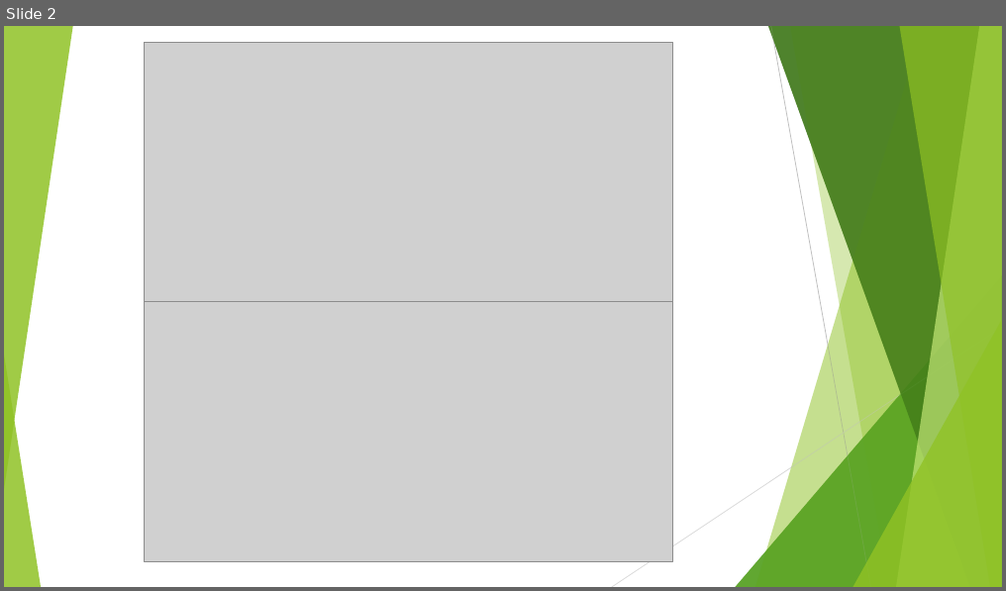
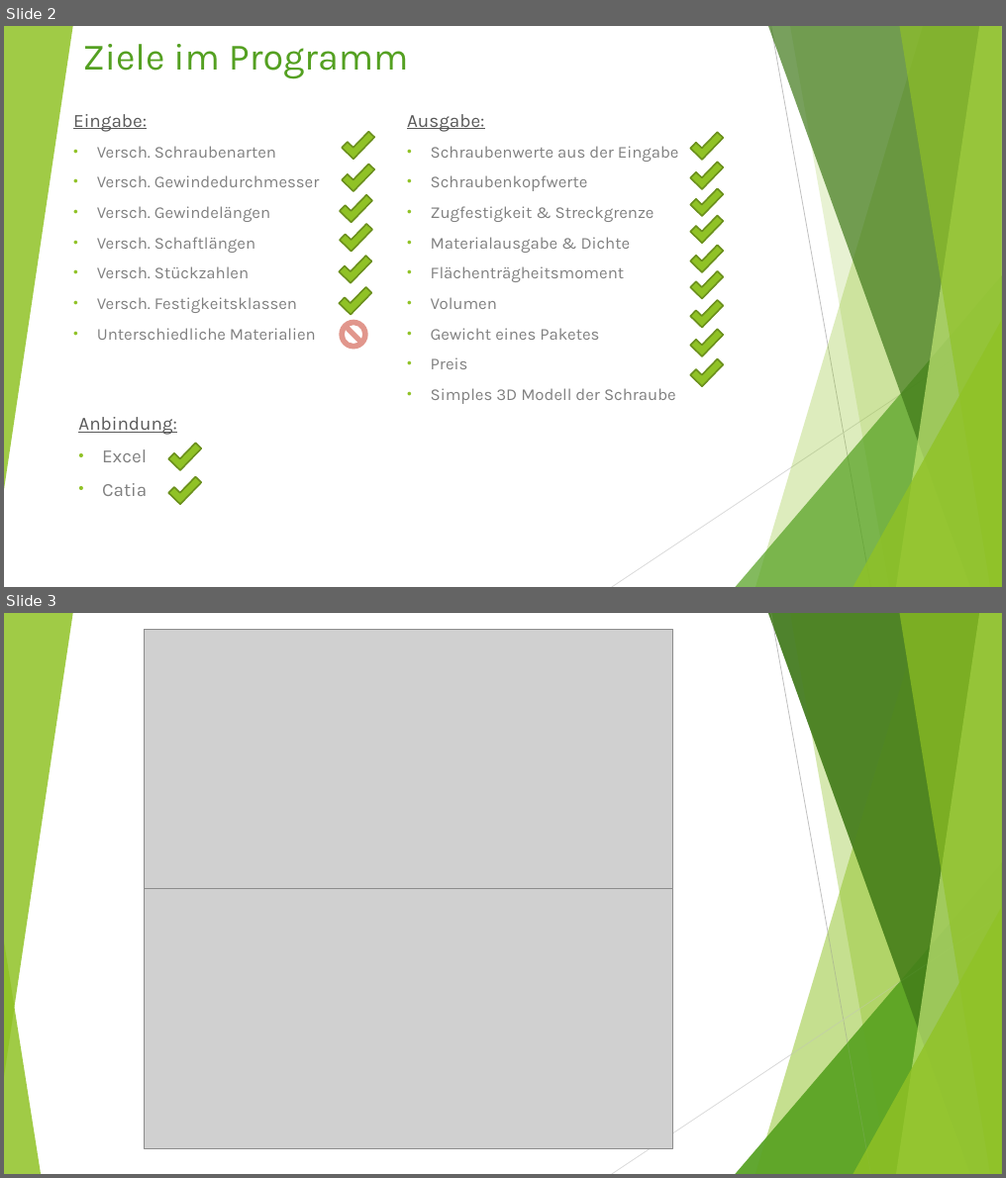
Before and after one commit to baetjer/HSP_GruppeF_Sprint1, a slide deck: Sprint 3/Abgabe-Dateien/Sptrint 3 Präsentation.pptx. Shown one above the other, each under a label of ours: slide 2 before the commit, slides 2 and 3 after it. The pictures are 1006x591 and 1006x1178 pixels, drawn with LibreOffice and Linux fonts; fonts in the diff are those of the drawing; grey boxes stand for pictures. Boxes give left, top, right and bottom in pixels: in the first picture for what was removed or moved away, otherwise in the second. Text is boxed around its words. In the diff, an @@ line names an element or a change of style, - is before the commit and + after.

```diff
--- a/Sprint 3/Abgabe-Dateien/Sptrint 3 Präsentation.pptx
+++ b/Sprint 3/Abgabe-Dateien/Sptrint 3 Präsentation.pptx
@@ slide 2 added at [4,26,1002,587], background #FFFFFF; not listed: 7 template elements that a slide beside it also shows @@
@@ triangle added at [4,26,73,490], fill #90C226 at 85% opacity @@
@@ text added at [82,44,409,78], 36 pt, text #54A021 @@
+Ziele im Programm
@@ line added from (771, 26) to (871, 587), #BFBFBF 0.75 pt @@
@@ subtitle added at [73,114,320,340], 16 pt, text #808080 @@
+Eingabe:
+• Versch. Schraubenarten
+• Versch. Gewindedurchmesser
+• Versch. Gewindelängen
+• Versch. Schaftlängen
+• Versch. Stückzahlen
+• Versch. Festigkeitsklassen
+• Unterschiedliche Materialien
@@ text added at [407,114,679,404], 16 pt, text #808080 @@
+Ausgabe:
+• Schraubenwerte aus der Eingabe
+• Schraubenkopfwerte
+• Zugfestigkeit & Streckgrenze
+• Materialausgabe & Dichte
+• Flächenträgheitsmoment
+• Volumen
+• Gewicht eines Paketes
+• Preis
+• Simples 3D Modell der Schraube
@@ corner added at [342,126,375,160], fill #90C226, outline #6B901C 1.5 pt @@
@@ corner added at [691,127,724,161], fill #90C226, outline #6B901C 1.5 pt @@
@@ corner added at [342,159,375,191], fill #90C226, outline #6B901C 1.5 pt @@
@@ corner added at [691,156,724,189], fill #90C226, outline #6B901C 1.5 pt @@
@@ corner added at [340,189,373,223], fill #90C226, outline #6B901C 1.5 pt @@
@@ corner added at [691,183,724,216], fill #90C226, outline #6B901C 1.5 pt @@
@@ corner added at [340,218,373,252], fill #90C226, outline #6B901C 1.5 pt @@
@@ corner added at [691,210,724,244], fill #90C226, outline #6B901C 1.5 pt @@
@@ corner added at [339,251,372,283], fill #90C226, outline #6B901C 1.5 pt @@
@@ corner added at [691,239,724,273], fill #90C226, outline #6B901C 1.5 pt @@
@@ corner added at [339,281,372,315], fill #90C226, outline #6B901C 1.5 pt @@
@@ corner added at [691,266,724,299], fill #90C226, outline #6B901C 1.5 pt @@
@@ no-entry sign added at [339,319,368,349], fill #C42F1A at 50% opacity @@
@@ corner added at [691,294,724,328], fill #90C226, outline #6B901C 1.5 pt @@
@@ line added from (1002, 328) to (612, 587), #D9D9D9 0.75 pt @@
@@ corner added at [691,324,724,358], fill #90C226, outline #6B901C 1.5 pt @@
@@ corner added at [691,354,724,387], fill #90C226, outline #6B901C 1.5 pt @@
@@ text added at [78,417,176,496], 18 pt, text #595959, underline @@
+Anbindung:
+• Excel
+• Catia
@@ corner added at [168,438,201,471], fill #90C226, outline #6B901C 1.5 pt @@
@@ corner added at [168,472,201,504], fill #90C226, outline #6B901C 1.5 pt @@
@@ what was slide 2 is now slide 3 @@
```
Also in this commit, not shown: 1 other slide added, 1 slide removed.
